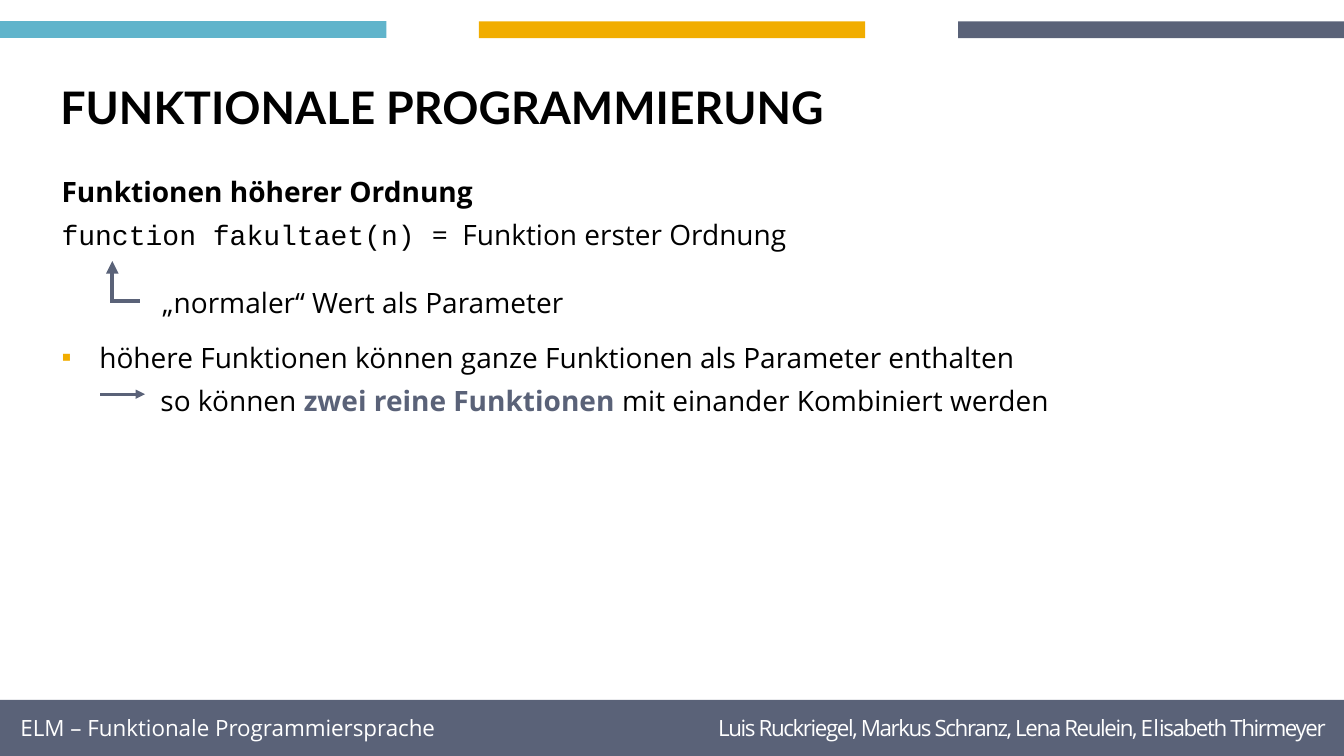
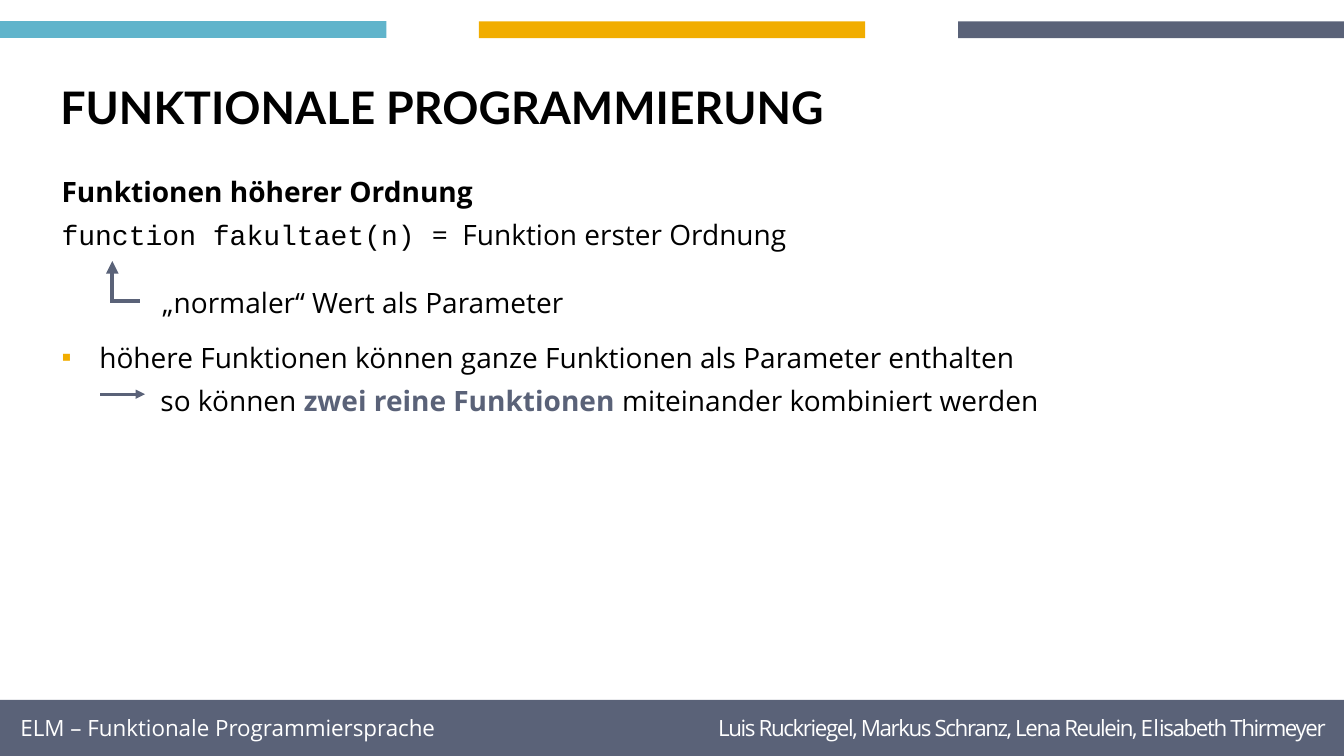
Before and after one commit to maadc/STA_Gruppe1, a slide deck: slide 8 of ORGINAL.pptx. Drawn at 1344x756 pixels with LibreOffice and Linux fonts; fonts in the diff are those of the drawing; background and template pictures are left out. Boxes give left, top, right and bottom in pixels: in the first picture for what was removed or moved away, otherwise in the second. Text is boxed around its words. In the diff, an @@ line names an element or a change of style, - is before the commit and + after.

```diff
--- a/ORGINAL.pptx
+++ b/ORGINAL.pptx
@@ text at (160, 389, 1039, 412): text changed @@
-so können zwei reine Funktionen mit einander Kombiniert werden
+so können zwei reine Funktionen miteinander kombiniert werden
```
Also in this commit, not shown: 6 other slides changed.
